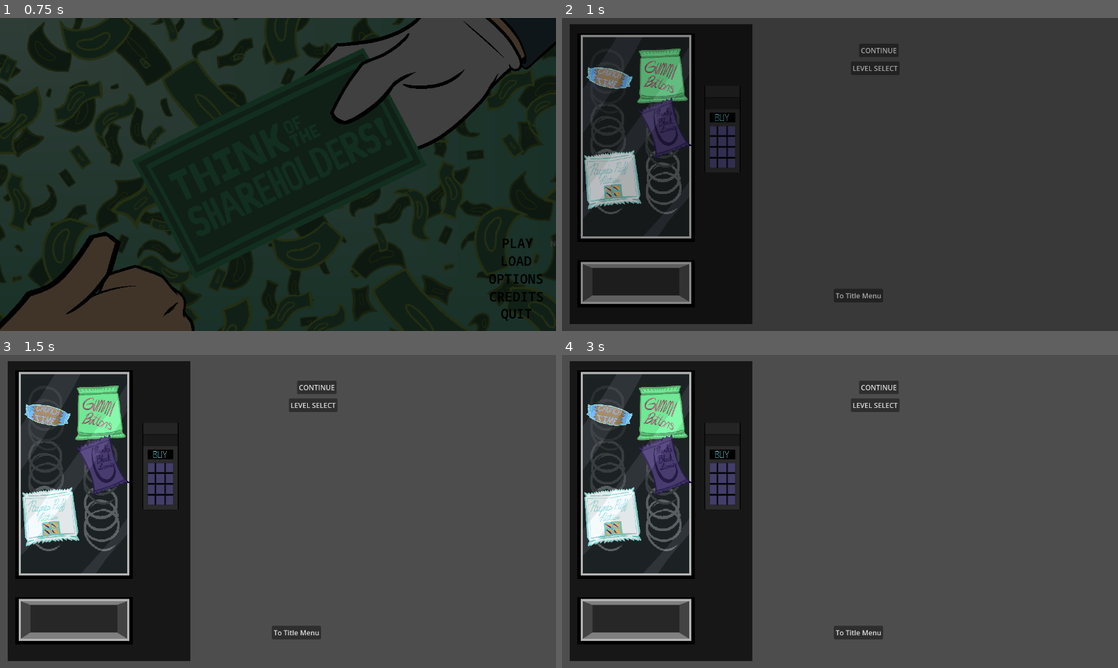
Above: before the commit, frames 1-4 (two rows, left to right).
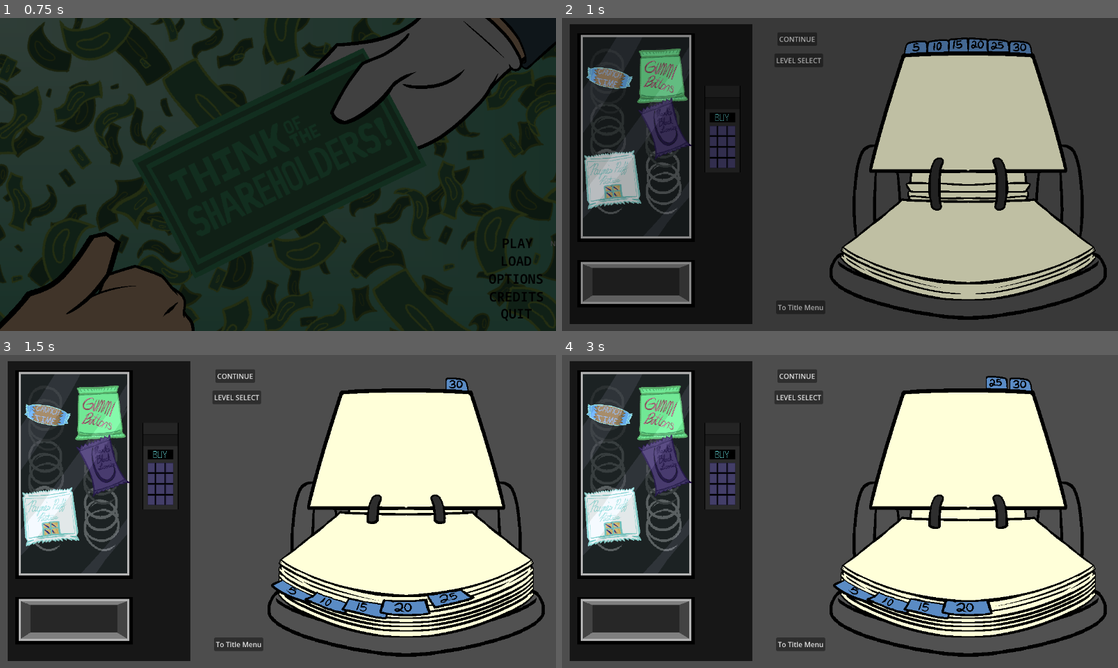
Above: after the commit, the same moments.

Repository: Carth501/team-ferret
Game: Godot game, scene res://scenes/main_menu.tscn
The game is run twice, just before and just after one commit, with the same random seed, the same clock (stepped at 60 frames per second) and the same inputs. Sound files missing from this copy of the repository are replaced by a short silence.
Inputs (mouse positions are in pixels of both pictures, inside the frame that each line leads up to):
- Up to frame 1 (0.75 s): click "NEW GAME" at 0.5 s
- Up to frame 2 (1 s): no input
- Up to frame 3 (1.5 s): click (461, 386) at 1.27 s
- Up to frame 4 (3 s): click (856, 592) at 2.02 s; click (1001, 383) at 2.77 s

Frame 1 is identical in both runs. In frame 2, 27% of the frame differs, in the area x 38-98%, y 6-97%; in frame 3, 30%, in the area x 38-98%, y 4-97%; in frame 4, 29%.

Commit message:
Rolodex coded in
Got the rolodex coded in with the ability to change pages.
rolodex.gd will emit the signal page_changed with the value of the current page (5, 10, 15, 20, 25, 30) each time the page changes. Should be able to hook into this for updating the level selection.

Diff:
--- a/scenes/game_menu.tscn
+++ b/scenes/game_menu.tscn
@@ -1,8 +1,9 @@
-[gd_scene load_steps=7 format=3 uid="uid://b3adj3oedwpob"]
+[gd_scene load_steps=8 format=3 uid="uid://b3adj3oedwpob"]
 
 [ext_resource type="Script" path="res://scripts/game_menu.gd" id="1_4esr6"]
 [ext_resource type="PackedScene" uid="uid://c5t84l7lw67b8" path="res://scenes/level_select_panel.tscn" id="2_iq5f4"]
 [ext_resource type="Script" path="res://scripts/click_player.gd" id="2_jgx4p"]
+[ext_resource type="PackedScene" uid="uid://21wbe505uadg" path="res://scenes/rolodex.tscn" id="3_veqqd"]
 [ext_resource type="AudioStream" uid="uid://t5mmhj1jlbxn" path="res://assets/audio/music/title_screen.mp3" id="4_lc7sr"]
 [ext_resource type="Script" path="res://scripts/audio_interface.gd" id="5_txwpc"]
 [ext_resource type="PackedScene" uid="uid://c7152nentjj7u" path="res://scenes/vending_machine.tscn" id="6_o8brn"]
@@ -11,21 +12,33 @@
 script = ExtResource("1_4esr6")
 level_select_panel = NodePath("Level Select Panel")
 
+[node name="vending_machine" parent="." instance=ExtResource("6_o8brn")]
+offset_left = 13.0
+offset_top = 9.0
+offset_right = 53.0
+offset_bottom = 49.0
+
+[node name="rolodex" parent="." instance=ExtResource("3_veqqd")]
+offset_left = 935.0
+offset_top = 380.0
+offset_right = 975.0
+offset_bottom = 420.0
+
 [node name="Continue" type="Button" parent="."]
-offset_left = 684.0
-offset_top = 59.0
-offset_right = 775.0
-offset_bottom = 90.0
+offset_left = 496.0
+offset_top = 33.0
+offset_right = 587.0
+offset_bottom = 64.0
 text = "CONTINUE"
 
 [node name="click_player" type="Node" parent="Continue"]
 script = ExtResource("2_jgx4p")
 
 [node name="Level Select" type="Button" parent="."]
-offset_left = 665.0
-offset_top = 100.0
-offset_right = 777.0
-offset_bottom = 131.0
+offset_left = 489.0
+offset_top = 82.0
+offset_right = 601.0
+offset_bottom = 113.0
 text = "LEVEL SELECT
 "
 
@@ -47,17 +60,11 @@
 script = ExtResource("5_txwpc")
 
 [node name="To Title Menu" type="Button" parent="."]
-offset_left = 626.0
-offset_top = 623.0
-offset_right = 739.0
-offset_bottom = 654.0
+offset_left = 493.0
+offset_top = 650.0
+offset_right = 606.0
+offset_bottom = 681.0
 text = "To Title Menu"
-
-[node name="vending_machine" parent="." instance=ExtResource("6_o8brn")]
-offset_left = 13.0
-offset_top = 9.0
-offset_right = 53.0
-offset_bottom = 49.0
 
 [connection signal="pressed" from="Continue" to="." method="load_continue"]
 [connection signal="pressed" from="Level Select" to="." method="toggle_level_selection"]
--- a/scenes/rolodex.tscn
+++ b/scenes/rolodex.tscn
@@ -25,6 +25,9 @@
 animations = [{
 "frames": [{
 "duration": 1.0,
+"texture": ExtResource("6_fmtu5")
+}, {
+"duration": 1.0,
 "texture": ExtResource("1_mvx2n")
 }, {
 "duration": 1.0,
@@ -38,29 +41,66 @@
 }, {
 "duration": 1.0,
 "texture": ExtResource("5_mbkth")
-}, {
-"duration": 1.0,
-"texture": ExtResource("6_fmtu5")
 }],
-"loop": true,
+"loop": false,
 "name": &"default",
 "speed": 5.0
 }]
 
+[sub_resource type="StyleBoxFlat" id="StyleBoxFlat_0ix21"]
+
+[sub_resource type="StyleBoxEmpty" id="StyleBoxEmpty_t38ms"]
+
+[sub_resource type="StyleBoxFlat" id="StyleBoxFlat_i2er5"]
+
+[sub_resource type="StyleBoxEmpty" id="StyleBoxEmpty_8f6f3"]
+
+[sub_resource type="StyleBoxFlat" id="StyleBoxFlat_4yqgv"]
+
+[sub_resource type="StyleBoxEmpty" id="StyleBoxEmpty_k1ml0"]
+
+[sub_resource type="StyleBoxFlat" id="StyleBoxFlat_35o6a"]
+
+[sub_resource type="StyleBoxEmpty" id="StyleBoxEmpty_7to2s"]
+
+[sub_resource type="StyleBoxFlat" id="StyleBoxFlat_kmwgh"]
+
+[sub_resource type="StyleBoxEmpty" id="StyleBoxEmpty_pt0dm"]
+
+[sub_resource type="StyleBoxFlat" id="StyleBoxFlat_552vg"]
+
+[sub_resource type="StyleBoxEmpty" id="StyleBoxEmpty_kx5mx"]
+
+[sub_resource type="StyleBoxFlat" id="StyleBoxFlat_24omt"]
+
+[sub_resource type="StyleBoxEmpty" id="StyleBoxEmpty_x66uk"]
+
+[sub_resource type="StyleBoxFlat" id="StyleBoxFlat_4fo3s"]
+
+[sub_resource type="StyleBoxEmpty" id="StyleBoxEmpty_d8bp3"]
+
+[sub_resource type="StyleBoxFlat" id="StyleBoxFlat_xgymg"]
+
+[sub_resource type="StyleBoxEmpty" id="StyleBoxEmpty_tf12u"]
+
+[sub_resource type="StyleBoxFlat" id="StyleBoxFlat_8k201"]
+
+[sub_resource type="StyleBoxEmpty" id="StyleBoxEmpty_pep4q"]
+
+[sub_resource type="StyleBoxFlat" id="StyleBoxFlat_5fj0q"]
+
+[sub_resource type="StyleBoxEmpty" id="StyleBoxEmpty_amitt"]
+
 [node name="rolodex" type="Control"]
 layout_mode = 3
 anchors_preset = 0
-offset_left = 374.0
-offset_top = 363.0
-offset_right = 414.0
-offset_bottom = 403.0
+offset_right = 40.0
+offset_bottom = 40.0
 script = ExtResource("1_v1luo")
 metadata/_edit_group_ = true
 
-[node name="rolodex" type="AnimatedSprite2D" parent="."]
+[node name="rolodex_anim" type="AnimatedSprite2D" parent="."]
 sprite_frames = SubResource("SpriteFrames_0kchi")
-frame = 4
-frame_progress = 0.850369
 metadata/_edit_lock_ = true
 
 [node name="top_buttons" type="Control" parent="."]
@@ -75,6 +115,8 @@
 offset_top = -332.0
 offset_right = 157.0
 offset_bottom = -289.0
+theme_override_styles/hover = SubResource("StyleBoxFlat_0ix21")
+theme_override_styles/focus = SubResource("StyleBoxEmpty_t38ms")
 icon = ExtResource("7_f07q7")
 flat = true
 
@@ -82,8 +124,10 @@
 layout_mode = 0
 offset_left = 41.0
 offset_top = -336.0
-offset_right = 108.0
+offset_right = 99.0
 offset_bottom = -293.0
+theme_override_styles/hover = SubResource("StyleBoxFlat_i2er5")
+theme_override_styles/focus = SubResource("StyleBoxEmpty_8f6f3")
 icon = ExtResource("8_3crg0")
 flat = true
 
@@ -91,8 +135,10 @@
 layout_mode = 0
 offset_left = -4.0
 offset_top = -339.0
-offset_right = 63.0
+offset_right = 49.0
 offset_bottom = -296.0
+theme_override_styles/hover = SubResource("StyleBoxFlat_4yqgv")
+theme_override_styles/focus = SubResource("StyleBoxEmpty_k1ml0")
 icon = ExtResource("9_gnvwo")
 flat = true
 
@@ -100,8 +146,10 @@
 layout_mode = 0
 offset_left = -49.0
 offset_top = -339.0
-offset_right = 18.0
+offset_right = 4.0
 offset_bottom = -296.0
+theme_override_styles/hover = SubResource("StyleBoxFlat_35o6a")
+theme_override_styles/focus = SubResource("StyleBoxEmpty_7to2s")
 icon = ExtResource("10_sj666")
 flat = true
 
@@ -109,8 +157,10 @@
 layout_mode = 0
 offset_left = -98.0
 offset_top = -336.0
-offset_right = -31.0
+offset_right = -41.0
 offset_bottom = -293.0
+theme_override_styles/hover = SubResource("StyleBoxFlat_kmwgh")
+theme_override_styles/focus = SubResource("StyleBoxEmpty_pt0dm")
 icon = ExtResource("11_g43bt")
 flat = true
 
@@ -118,8 +168,10 @@
 layout_mode = 0
 offset_left = -155.0
 offset_top = -333.0
-offset_right = -88.0
+offset_right = -90.0
 offset_bottom = -290.0
+theme_override_styles/hover = SubResource("StyleBoxFlat_552vg")
+theme_override_styles/focus = SubResource("StyleBoxEmpty_kx5mx")
 icon = ExtResource("12_b0atm")
 flat = true
 
@@ -129,47 +181,62 @@
 offset_bottom = 40.0
 
 [node name="5_bot" type="Button" parent="bot_buttons"]
+visible = false
 layout_mode = 0
 offset_left = -315.0
 offset_top = 132.0
 offset_right = -201.0
 offset_bottom = 196.0
+theme_override_styles/hover = SubResource("StyleBoxFlat_24omt")
+theme_override_styles/focus = SubResource("StyleBoxEmpty_x66uk")
 icon = ExtResource("13_lfagc")
 flat = true
 
 [node name="10_bot" type="Button" parent="bot_buttons"]
+visible = false
 layout_mode = 0
 offset_left = -238.0
 offset_top = 160.0
-offset_right = -124.0
-offset_bottom = 224.0
+offset_right = -125.0
+offset_bottom = 222.0
+theme_override_styles/hover = SubResource("StyleBoxFlat_4fo3s")
+theme_override_styles/focus = SubResource("StyleBoxEmpty_d8bp3")
 icon = ExtResource("14_7x8ck")
 flat = true
 
 [node name="15_bot" type="Button" parent="bot_buttons"]
+visible = false
 layout_mode = 0
 offset_left = -153.0
-offset_top = 173.0
+offset_top = 175.0
 offset_right = -33.0
-offset_bottom = 237.0
+offset_bottom = 232.0
+theme_override_styles/hover = SubResource("StyleBoxFlat_xgymg")
+theme_override_styles/focus = SubResource("StyleBoxEmpty_tf12u")
 icon = ExtResource("15_1k5y7")
 flat = true
 
 [node name="20_bot" type="Button" parent="bot_buttons"]
+visible = false
 layout_mode = 0
 offset_left = -65.0
-offset_top = 169.0
+offset_top = 176.0
 offset_right = 61.0
-offset_bottom = 233.0
+offset_bottom = 225.0
+theme_override_styles/hover = SubResource("StyleBoxFlat_8k201")
+theme_override_styles/focus = SubResource("StyleBoxEmpty_pep4q")
 icon = ExtResource("16_u43jt")
 flat = true
 
 [node name="25_bot" type="Button" parent="bot_buttons"]
+visible = false
 layout_mode = 0
 offset_left = 43.0
-offset_top = 148.0
-offset_right = 169.0
-offset_bottom = 212.0
+offset_top = 152.0
+offset_right = 162.0
+offset_bottom = 208.0
+theme_override_styles/hover = SubResource("StyleBoxFlat_5fj0q")
+theme_override_styles/focus = SubResource("StyleBoxEmpty_amitt")
 icon = ExtResource("17_cyqw2")
 flat = true
 
@@ -184,3 +251,15 @@
 modulate = Color(1, 1, 1, 0.490196)
 texture = ExtResource("19_sgavn")
 metadata/_edit_lock_ = true
+
+[connection signal="pressed" from="top_buttons/30_top" to="." method="_on_30_top_pressed"]
+[connection signal="pressed" from="top_buttons/25_top" to="." method="_on_25_top_pressed"]
+[connection signal="pressed" from="top_buttons/20_top" to="." method="_on_20_top_pressed"]
+[connection signal="pressed" from="top_buttons/15_top" to="." method="_on_15_top_pressed"]
+[connection signal="pressed" from="top_buttons/10_top" to="." method="_on_10_top_pressed"]
+[connection signal="pressed" from="top_buttons/5_top" to="." method="_on_5_top_pressed"]
+[connection signal="pressed" from="bot_buttons/5_bot" to="." method="_on_5_bot_pressed"]
+[connection signal="pressed" from="bot_buttons/10_bot" to="." method="_on_10_bot_pressed"]
+[connection signal="pressed" from="bot_buttons/15_bot" to="." method="_on_15_bot_pressed"]
+[connection signal="pressed" from="bot_buttons/20_bot" to="." method="_on_20_bot_pressed"]
+[connection signal="pressed" from="bot_buttons/25_bot" to="." method="_on_25_bot_pressed"]
--- a/scripts/rolodex.gd
+++ b/scripts/rolodex.gd
@@ -1,6 +1,77 @@
 class_name rolodex
 extends Control
 
-@onready var rolodex = $rolodex as AnimatedSprite2D
+@onready var rolodex_anim = $rolodex_anim as AnimatedSprite2D
+@onready var top_buttons = $top_buttons.get_children()
+@onready var bot_buttons = $bot_buttons.get_children()
 
-@export var current_page = 5
+@export_range(5, 30, 5) var current_page = 5
+var anim_frame = 0
+
+signal page_changed(current_page)
+
+func _ready():
+	rolodex_setup(current_page)
+
+func rolodex_setup(page) -> void:
+	if(page < 5 or page > 30 or page % 5 != 0):
+		push_error("Invalid page number: ", str(page), ", sent to rolodex_setup")
+		return
+
+	anim_frame = page / 5 - 1
+	rolodex_anim.frame = anim_frame
+
+	for button in top_buttons:
+		var button_value = int(button.name.split("_")[0])
+		button.visible = page <= button_value
+
+	for button in bot_buttons:
+		var button_value = int(button.name.split("_")[0])
+		button.visible = page > button_value
+
+	emit_signal("page_changed", page)
+
+
+func _on_5_top_pressed():
+	current_page = 5
+	rolodex_setup(current_page)
+
+func _on_10_top_pressed():
+	current_page = 10
+	rolodex_setup(current_page)
+
+func _on_15_top_pressed():
+	current_page = 15
+	rolodex_setup(current_page)
+
+func _on_20_top_pressed():
+	current_page = 20
+	rolodex_setup(current_page)
+
+func _on_25_top_pressed():
+	current_page = 25
+	rolodex_setup(current_page)
+
+func _on_30_top_pressed():
+	current_page = 30
+	rolodex_setup(current_page)
+
+func _on_5_bot_pressed():
+	current_page = 5
+	rolodex_setup(current_page)
+
+func _on_10_bot_pressed():
+	current_page = 10
+	rolodex_setup(current_page)
+
+func _on_15_bot_pressed():
+	current_page = 15
+	rolodex_setup(current_page)
+
+func _on_20_bot_pressed():
+	current_page = 20
+	rolodex_setup(current_page)
+
+func _on_25_bot_pressed():
+	current_page = 25
+	rolodex_setup(current_page)
Not shown: 1 places in scenes/rolodex.tscn that only renumber resources
